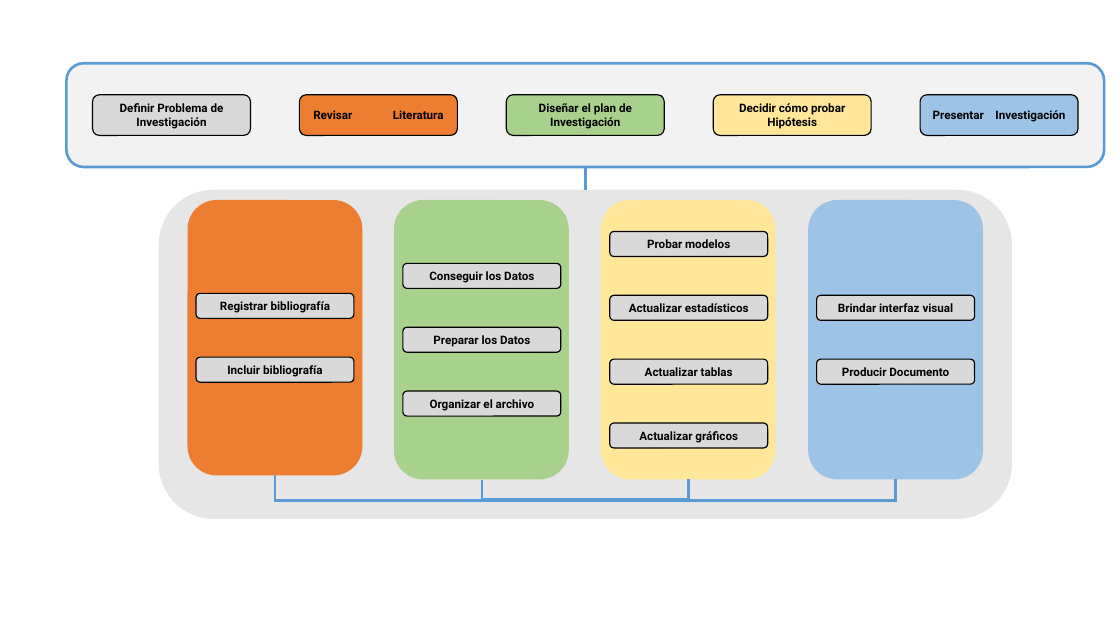
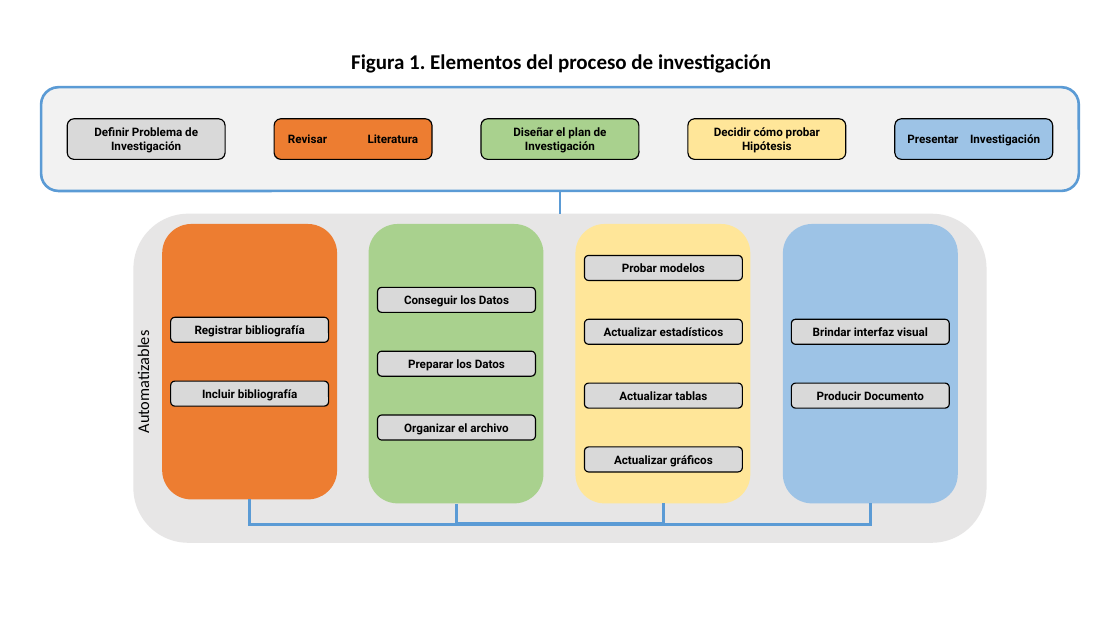
Before and after one commit to sangulor/BITSS_ToolsWorkshop, a slide deck: slide 2 of Sesiones/Modelo.pptx. Drawn at 1120x630 pixels with LibreOffice and Linux fonts; fonts in the diff are those of the drawing. Boxes give left, top, right and bottom in pixels: in the first picture for what was removed or moved away, otherwise in the second. Text is boxed around its words. In the diff, an @@ line names an element or a change of style, - is before the commit and + after.

```diff
--- a/Sesiones/Modelo.pptx
+++ b/Sesiones/Modelo.pptx
@@ text added at <box>351,54,771,73</box>, 18 pt, text #000000, bold @@
+Figura 1. Elementos del proceso de investigación
@@ text added at <box>134,341,154,431</box>, 14 pt, text #000000 @@
+Automatizables
@@ 22 rounded rectangles, 2 elbow lines, 1 line: place and size @@
-22 rounded rectangles, 2 elbow lines, 1 line at <box>66,63,1104,519</box>
+22 rounded rectangles, 2 elbow lines, 1 line at <box>41,87,1079,543</box>
```
Also in this commit, not shown: 1 other file.
